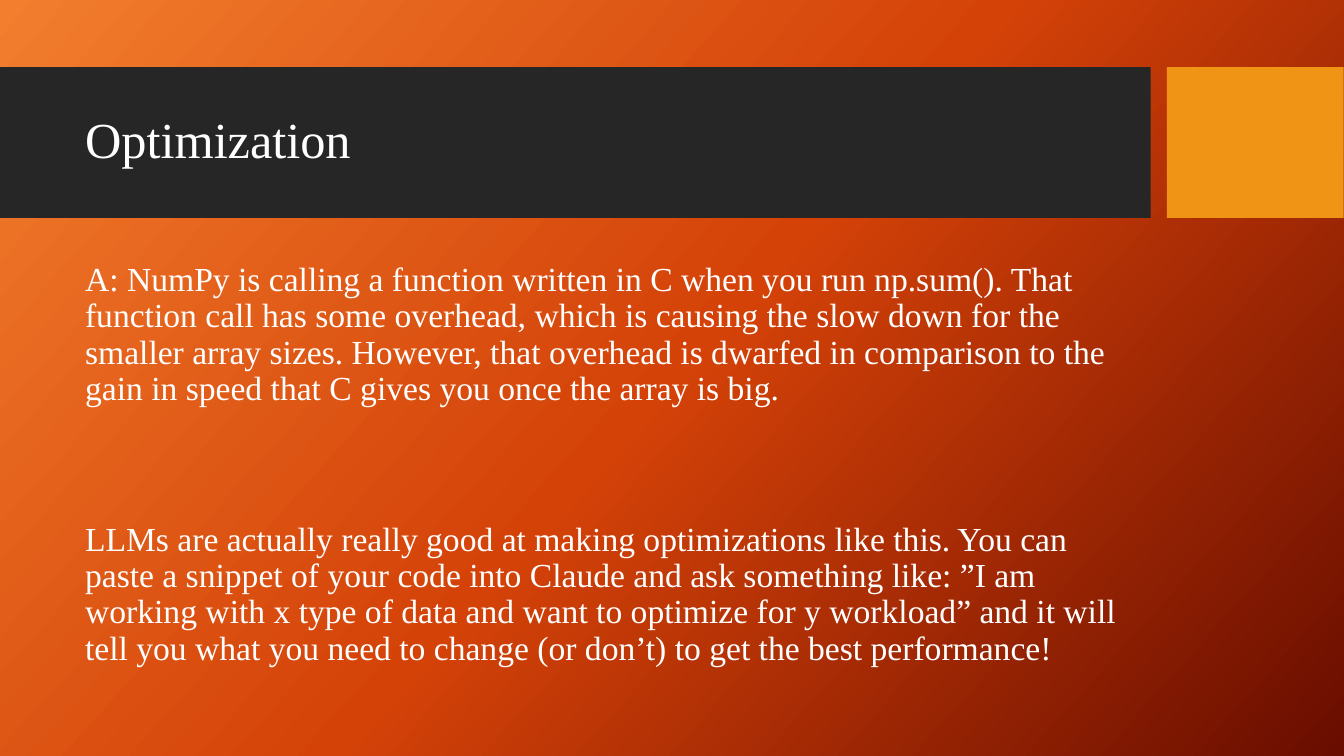
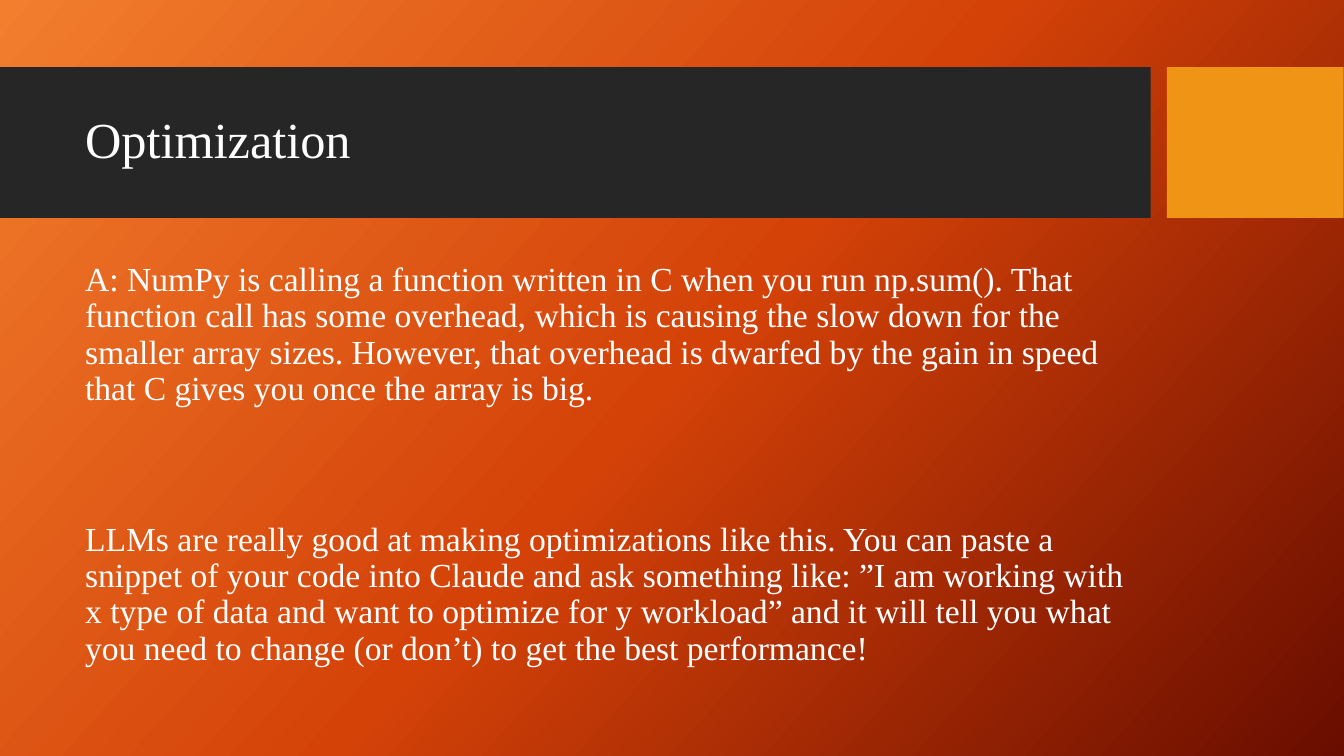
Before and after one commit to jacksondatkuliak/PythonBootcamp2026, a slide deck: slide 36 of day2/slides/review.pptx. Drawn at 1344x756 pixels with LibreOffice and Linux fonts; fonts in the diff are those of the drawing; background and template pictures are left out. Boxes give left, top, right and bottom in pixels: in the first picture for what was removed or moved away, otherwise in the second. Text is boxed around its words. In the diff, an @@ line names an element or a change of style, - is before the commit and + after.

```diff
--- a/day2/slides/review.pptx
+++ b/day2/slides/review.pptx
@@ text at [85,267,1123,666]: text changed @@
-A: NumPy is calling a function written in C when you run np.sum(). That function call has some overhead, which is causing the slow down for the smaller array sizes. However, that overhead is dwarfed in comparison to the gain in speed that C gives you once the array is big.
-LLMs are actually really good at making optimizations like this. You can paste a snippet of your code into Claude and ask something like: ”I am working with x type of data and want to optimize for y workload” and it will tell you what you need to change (or don’t) to get the best performance!
+A: NumPy is calling a function written in C when you run np.sum(). That function call has some overhead, which is causing the slow down for the smaller array sizes. However, that overhead is dwarfed by the gain in speed that C gives you once the array is big.
+LLMs are really good at making optimizations like this. You can paste a snippet of your code into Claude and ask something like: ”I am working with x type of data and want to optimize for y workload” and it will tell you what you need to change (or don’t) to get the best performance!
```
Also in this commit, not shown: 2 other slides changed, 4 other files.
